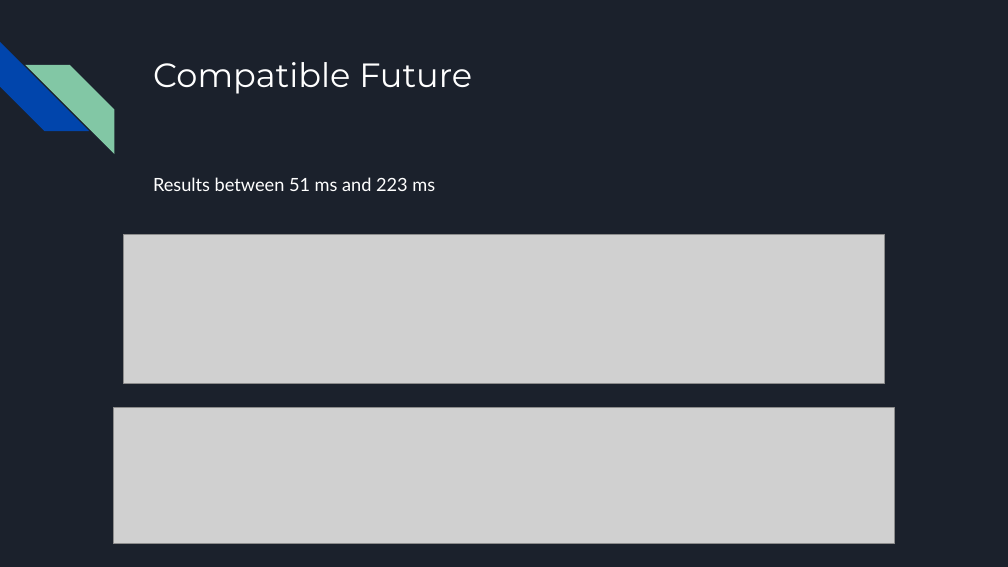
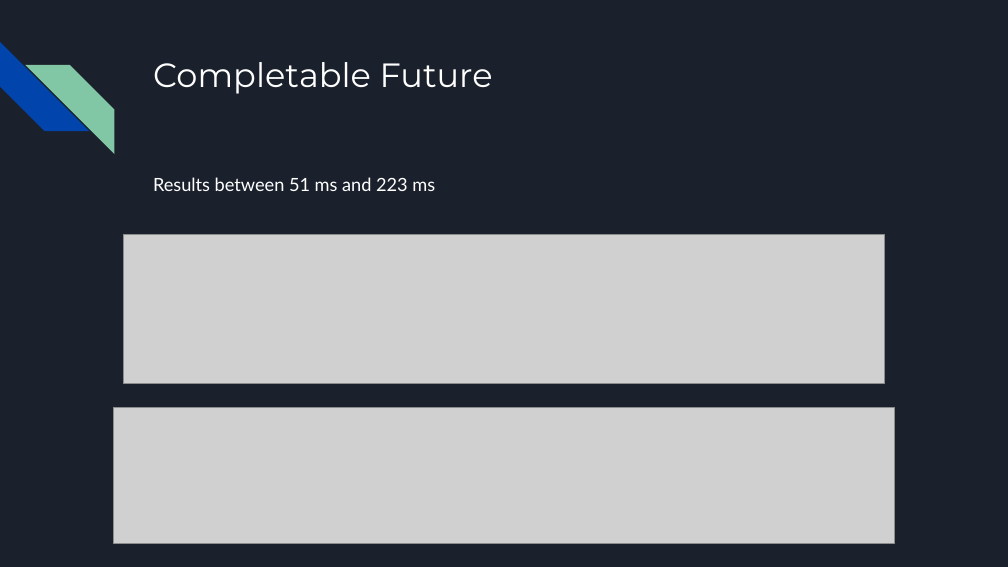
Before and after one commit to xkondix/loom-JAVA-SPRING, a slide deck: slide 28 of assets/Project Loom.pptx. Drawn at 1008x567 pixels with LibreOffice and Linux fonts; fonts in the diff are those of the drawing; grey boxes stand for pictures. Boxes give left, top, right and bottom in pixels: in the first picture for what was removed or moved away, otherwise in the second. Text is boxed around its words. In the diff, an @@ line names an element or a change of style, - is before the commit and + after.

```diff
--- a/assets/Project Loom.pptx
+++ b/assets/Project Loom.pptx
@@ title at [153,62,493,94]: text changed @@
-Compatible Future
+Completable Future
```
Also in this commit, not shown: 6 other slides changed, 1 other file.
